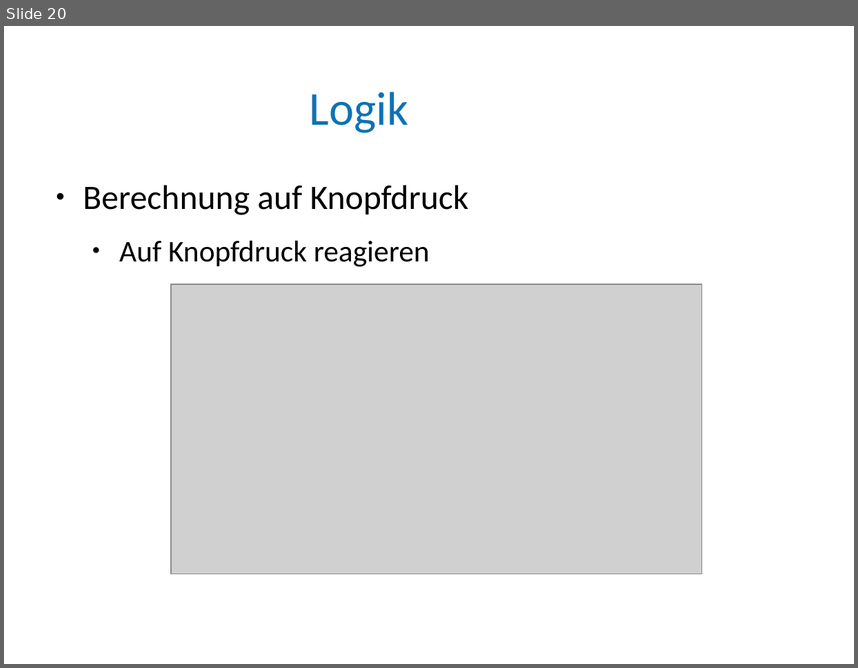
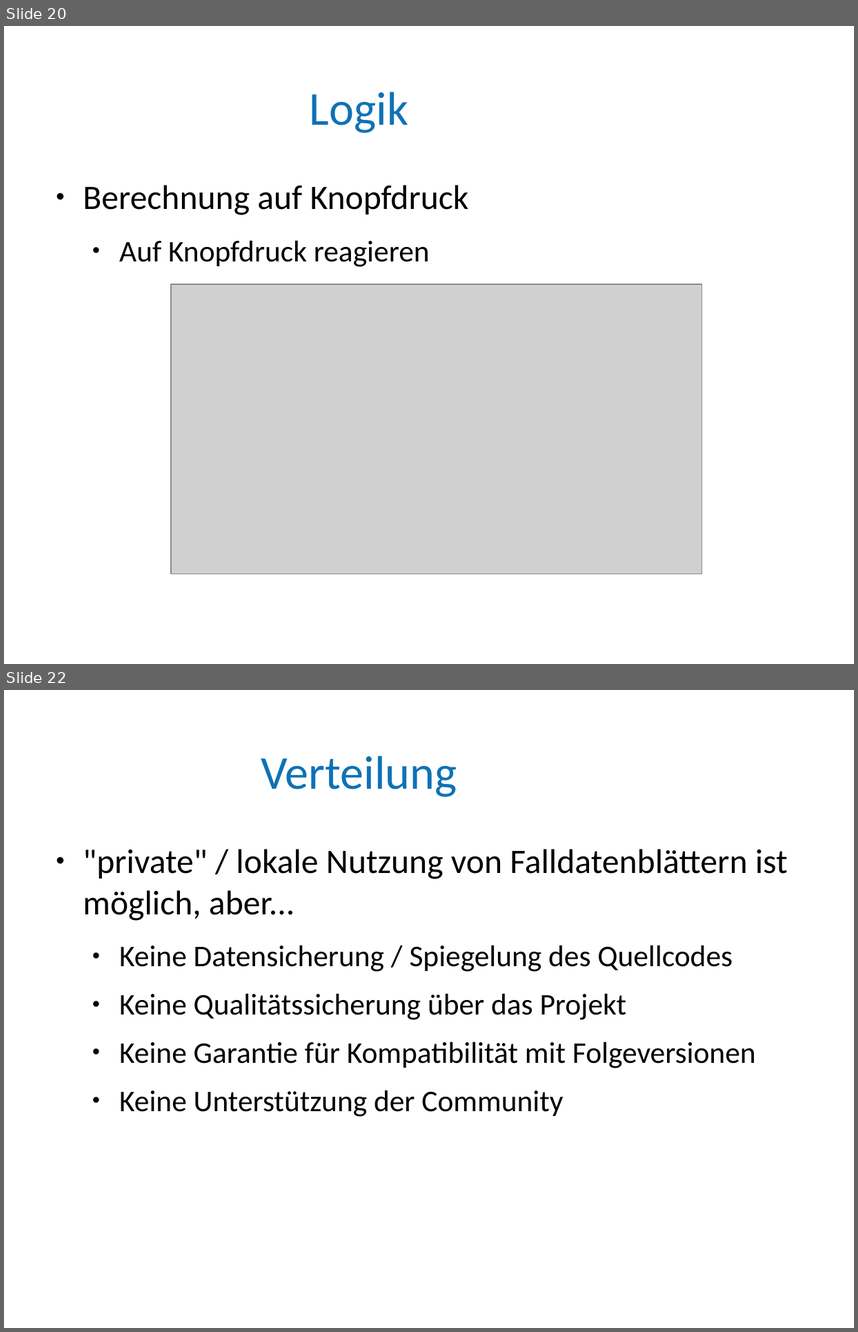
Before and after one commit to jlawyerorg/j-lawyer-documentation, a slide deck: src/j-lawyer-Falldatenblaetter-HowTo.odp. Shown one above the other, each under a label of ours: slide 20 before the commit, slides 20 and 22 after it; the slides between them are not shown. The pictures are 858x668 and 858x1332 pixels, drawn with LibreOffice and Linux fonts; fonts in the diff are those of the drawing; grey boxes stand for pictures; background and template pictures are left out. Boxes give left, top, right and bottom in pixels: in the first picture for what was removed or moved away, otherwise in the second. Text is boxed around its words. In the diff, an @@ line names an element or a change of style, - is before the commit and + after.

Commit message:
falldatenblätter finalized

```diff
--- a/src/j-lawyer-Falldatenblaetter-HowTo.odp
+++ b/src/j-lawyer-Falldatenblaetter-HowTo.odp
@@ slide 22 added at (4, 690, 854, 1328), background #FFFFFF @@
@@ title added at (261, 756, 457, 797), 44 pt, text #0E72B5 @@
+Verteilung
@@ text added at (83, 849, 788, 1116), 28 pt, text #000000 @@
+● "private" / lokale Nutzung von Falldatenblättern ist möglich, aber...
+  ● Keine Datensicherung / Spiegelung des Quellcodes
+  ● Keine Qualitätssicherung über das Projekt
+  ● Keine Garantie für Kompatibilität mit Folgeversionen
+  ● Keine Unterstützung der Community
```
Also in this commit, not shown: 4 slides changed, 3 other slides added, 1 slide removed.
